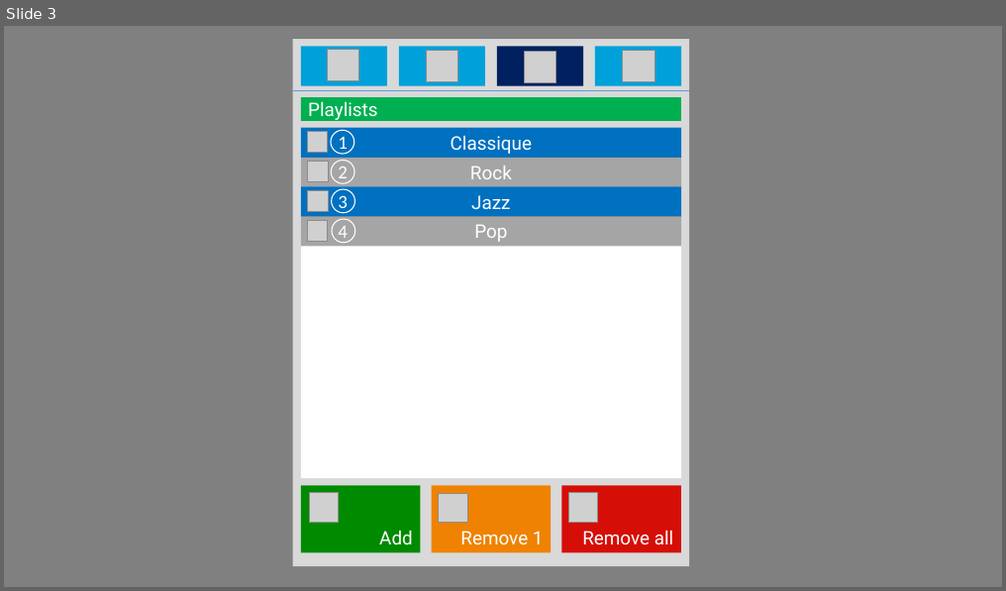
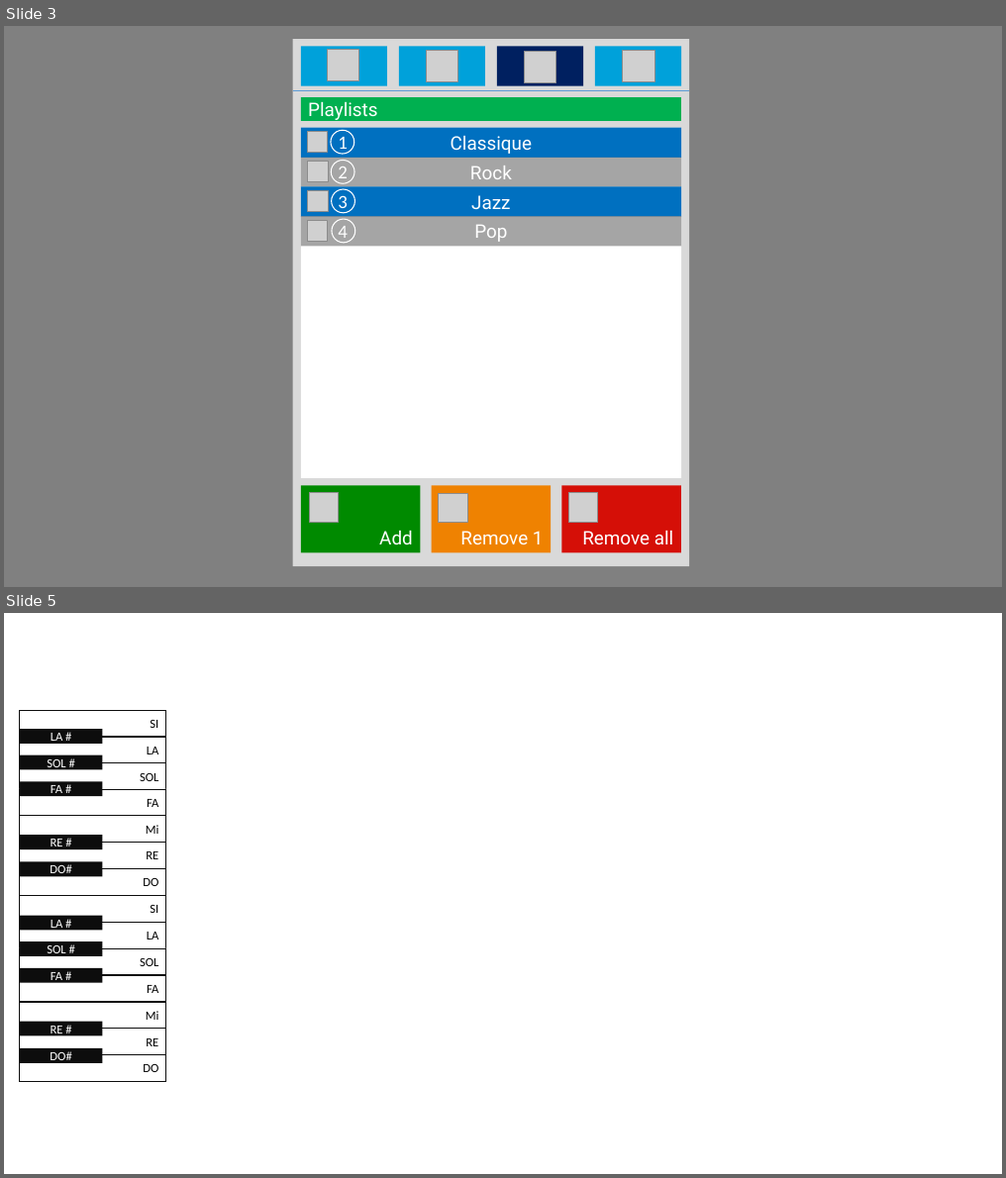
Before and after one commit to QuentinSalomon/TB, a slide deck: Administratif/Visuel/Visuel.pptx. Shown one above the other, each under a label of ours: slide 3 before the commit, slides 3 and 5 after it; the slides between them are not shown. The pictures are 1006x591 and 1006x1178 pixels, drawn with LibreOffice and Linux fonts; fonts in the diff are those of the drawing; grey boxes stand for pictures; background and template pictures are left out. Boxes give left, top, right and bottom in pixels: in the first picture for what was removed or moved away, otherwise in the second. Text is boxed around its words. In the diff, an @@ line names an element or a change of style, - is before the commit and + after.

```diff
--- a/Administratif/Visuel/Visuel.pptx
+++ b/Administratif/Visuel/Visuel.pptx
@@ slide 5 added at [4, 613, 1002, 1174], background picture (left out) @@
@@ rectangle added at [19, 710, 166, 737], fill #FFFFFF, outline #0D0D0D 0.75 pt, 12 pt, text #000000 @@
+SI
@@ rectangle added at [20, 729, 102, 744], fill #0D0D0D, 12 pt, text #FFFFFF @@
+LA #
@@ rectangle added at [19, 738, 166, 763], fill #FFFFFF, outline #0D0D0D 0.75 pt, 12 pt, text #000000 @@
+LA
@@ rectangle added at [20, 756, 102, 770], fill #0D0D0D, 12 pt, text #FFFFFF @@
+SOL #
@@ rectangle added at [19, 763, 166, 789], fill #FFFFFF, outline #0D0D0D 0.75 pt, 12 pt, text #000000 @@
+SOL
@@ rectangle added at [19, 789, 166, 815], fill #FFFFFF, outline #0D0D0D 0.75 pt, 12 pt, text #000000 @@
+FA
@@ rectangle added at [20, 781, 102, 796], fill #0D0D0D, 12 pt, text #FFFFFF @@
+FA #
@@ rectangle added at [19, 816, 166, 842], fill #FFFFFF, outline #0D0D0D 0.75 pt, 12 pt, text #000000 @@
+Mi
@@ rectangle added at [19, 842, 166, 868], fill #FFFFFF, outline #0D0D0D 0.75 pt, 12 pt, text #000000 @@
+RE
@@ rectangle added at [20, 836, 102, 851], fill #0D0D0D, 12 pt, text #FFFFFF @@
+RE #
@@ rectangle added at [19, 869, 166, 895], fill #FFFFFF, outline #0D0D0D 0.75 pt, 12 pt, text #000000 @@
+DO
@@ rectangle added at [20, 862, 102, 877], fill #0D0D0D, 12 pt, text #FFFFFF @@
+DO#
@@ rectangle added at [19, 895, 166, 922], fill #FFFFFF, outline #0D0D0D 0.75 pt, 12 pt, text #000000 @@
+SI
@@ rectangle added at [19, 922, 166, 949], fill #FFFFFF, outline #0D0D0D 0.75 pt, 12 pt, text #000000 @@
+LA
@@ rectangle added at [20, 916, 102, 931], fill #0D0D0D, 12 pt, text #FFFFFF @@
+LA #
@@ rectangle added at [19, 949, 166, 974], fill #FFFFFF, outline #0D0D0D 0.75 pt, 12 pt, text #000000 @@
+SOL
@@ rectangle added at [20, 968, 102, 983], fill #0D0D0D, 12 pt, text #FFFFFF @@
+FA #
@@ rectangle added at [20, 942, 102, 957], fill #0D0D0D, 12 pt, text #FFFFFF @@
+SOL #
@@ rectangle added at [19, 975, 166, 1001], fill #FFFFFF, outline #0D0D0D 0.75 pt, 12 pt, text #000000 @@
+FA
@@ rectangle added at [19, 1002, 166, 1029], fill #FFFFFF, outline #0D0D0D 0.75 pt, 12 pt, text #000000 @@
+Mi
@@ rectangle added at [20, 1022, 102, 1037], fill #0D0D0D, 12 pt, text #FFFFFF @@
+RE #
@@ rectangle added at [19, 1029, 166, 1055], fill #FFFFFF, outline #0D0D0D 0.75 pt, 12 pt, text #000000 @@
+RE
@@ rectangle added at [19, 1056, 166, 1081], fill #FFFFFF, outline #0D0D0D 0.75 pt, 12 pt, text #000000 @@
+DO
@@ rectangle added at [20, 1049, 102, 1063], fill #0D0D0D, 12 pt, text #FFFFFF @@
+DO#
```
Also in this commit, not shown: 2 slides changed, 32 other files.
